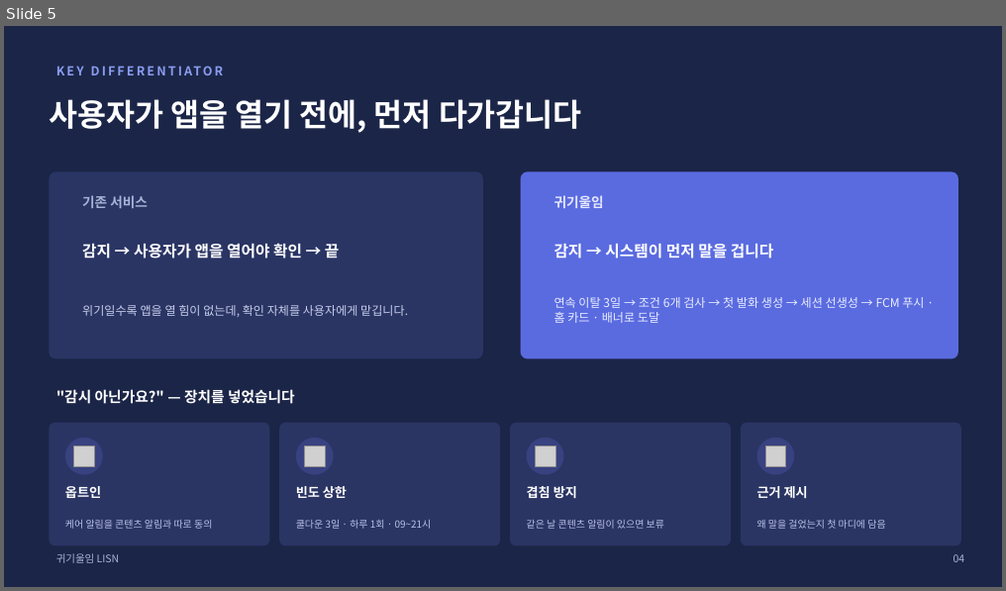
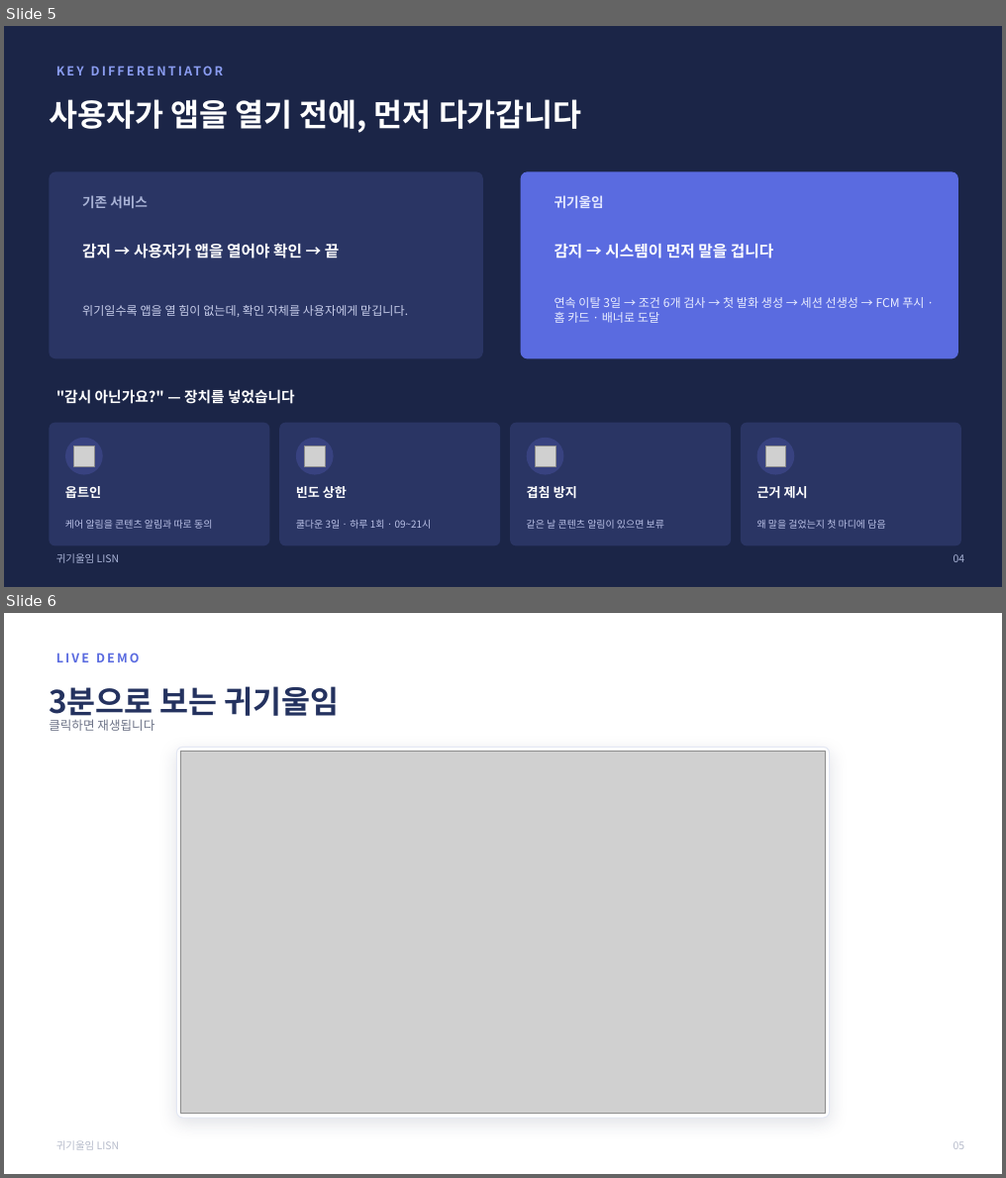
Before and after one commit to 2026-SMHRD-KDT-HealthCare-5/lisn, a slide deck: documents/최종발표자료_귀기울임.pptx. Shown one above the other, each under a label of ours: slide 5 before the commit, slides 5 and 6 after it. The pictures are 1006x591 and 1006x1178 pixels, drawn with LibreOffice and Linux fonts; fonts in the diff are those of the drawing; grey boxes stand for pictures. Boxes give left, top, right and bottom in pixels: in the first picture for what was removed or moved away, otherwise in the second. Text is boxed around its words. In the diff, an @@ line names an element or a change of style, - is before the commit and + after.

```diff
--- a/documents/최종발표자료_귀기울임.pptx
+++ b/documents/최종발표자료_귀기울임.pptx
@@ slide 6 added at (4,613,1002,1174), background #FFFFFF @@
@@ text added at (56,653,139,663), 12 pt, text #5A6BE0, bold @@
+LIVE DEMO
@@ text added at (49,686,340,721), 30 pt, text #24325F, bold @@
+3분으로 보는 귀기울임
@@ text added at (49,719,154,731), 12 pt, text #6E7488 @@
+클릭하면 재생됩니다
@@ rounded rectangle added at (177,747,830,1118), fill #FFFFFF, outline #E3E7F3 1 pt @@
@@ picture added at (181,752,826,1114) @@
@@ text added at (56,1142,120,1151), 10 pt, text #B7BCCB @@
+귀기울임 LISN
@@ text added at (953,1142,965,1150), 10 pt, text #B7BCCB @@
+05
```
Also in this commit, not shown: 9 slides changed, 1 other file.
